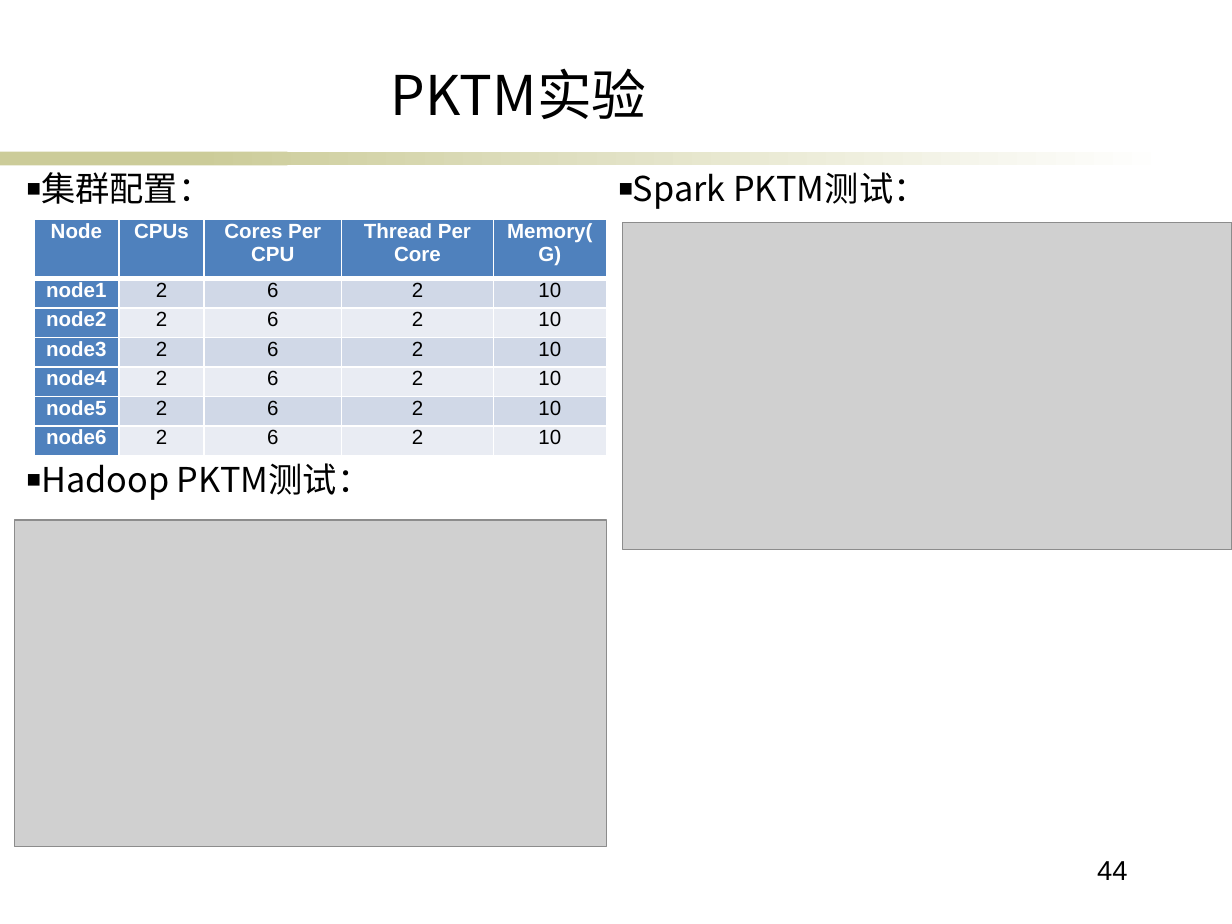
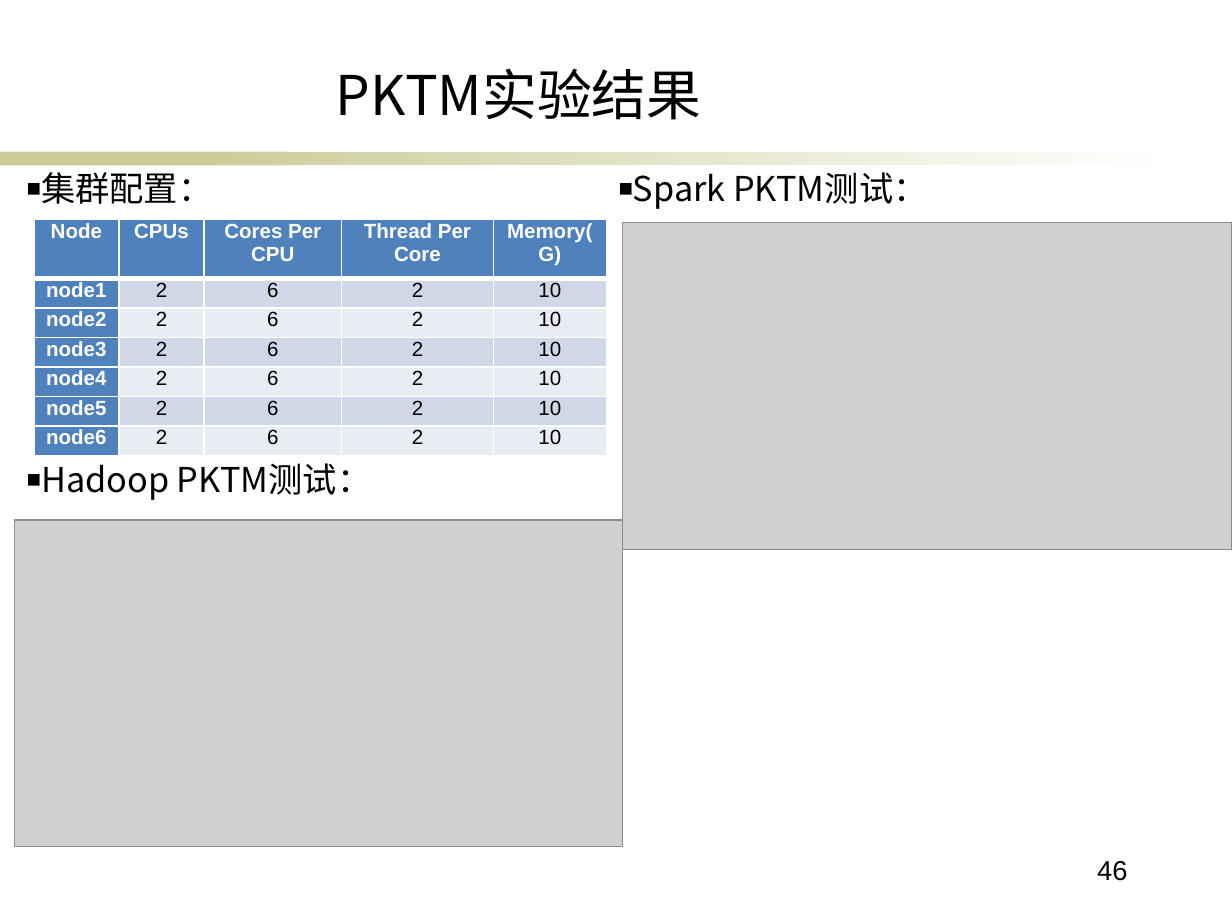
Before and after one commit to ericsonyc/paper, a slide deck: slide 46 of 毕业答辩.pptx (slide 44 before the commit). Drawn at 1232x924 pixels with LibreOffice and Linux fonts; fonts in the diff are those of the drawing; grey boxes stand for pictures; background and template pictures are left out. Boxes give left, top, right and bottom in pixels: in the first picture for what was removed or moved away, otherwise in the second. Text is boxed around its words. In the diff, an @@ line names an element or a change of style, - is before the commit and + after.

```diff
--- a/毕业答辩.pptx
+++ b/毕业答辩.pptx
@@ text at [336,68,701,120]: text changed @@
-PKTM实验
+PKTM实验结果
@@ picture: place and size @@
-picture at [15,520,606,846]
+picture at [15,520,622,846]
@@ page number at [1097,861,1127,881]: text changed @@
-44
+46
```
Also in this commit, not shown: 15 other slides changed, 5 slides added, 2 slides removed, 2 other files.
